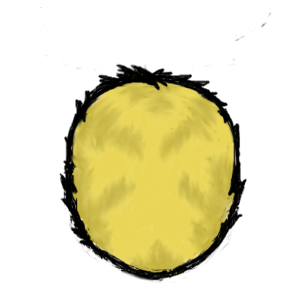
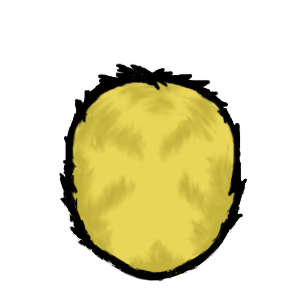
Layer changes from the first (300, 300) image to the second:
renamed "headbase_hat-4.png" to "base", painted on it over [39, 7, 272, 283]
